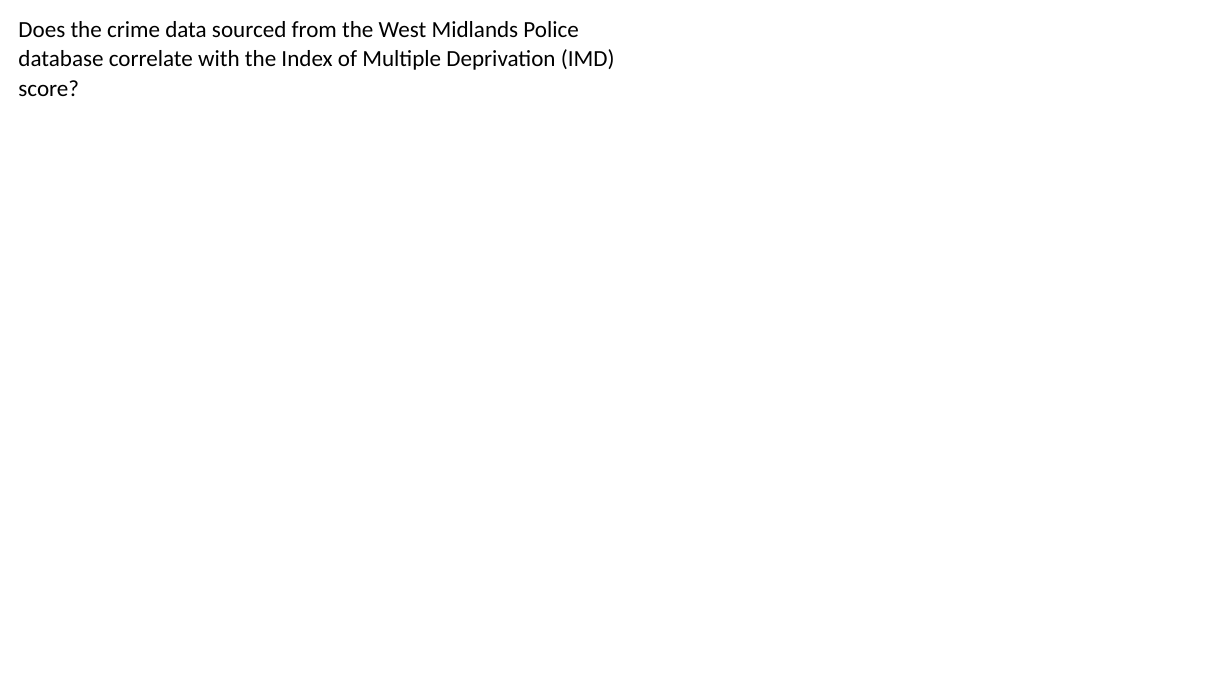
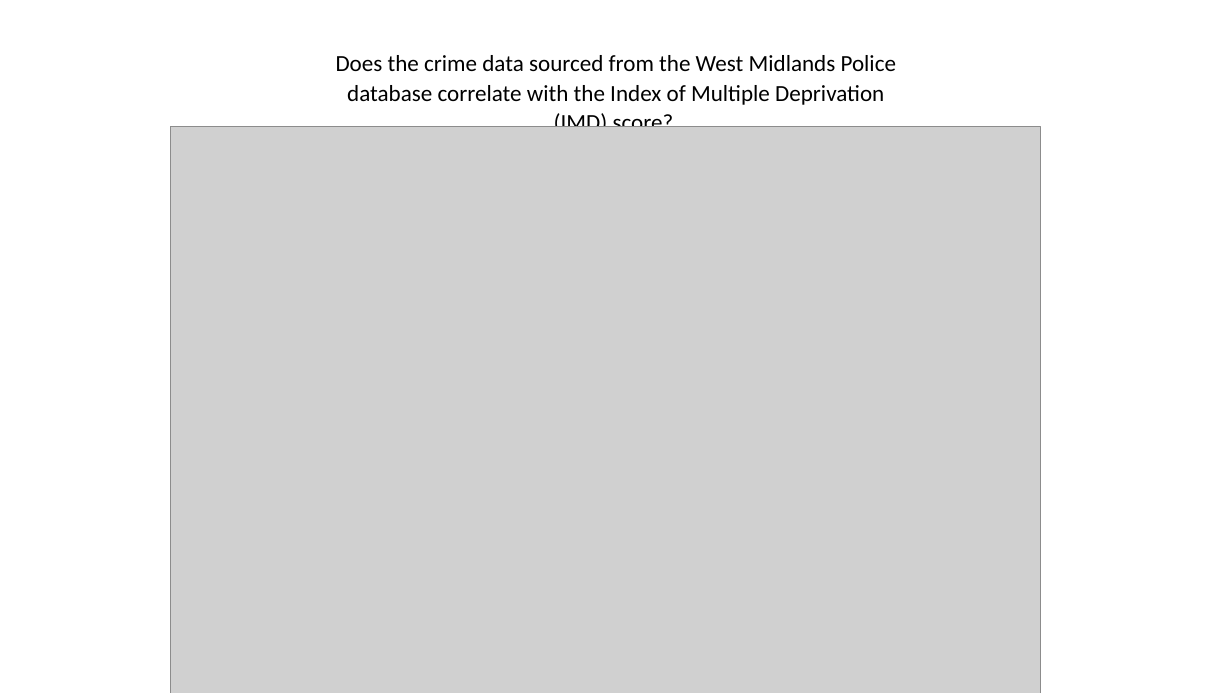
Before and after one commit to Garywtne/Group4_Project1_repo, a slide deck: slide 4 of Group 4 presentation.pptx (slide 5 before the commit). Drawn at 1232x693 pixels with LibreOffice and Linux fonts; fonts in the diff are those of the drawing; grey boxes stand for pictures; background and template pictures are left out. Boxes give left, top, right and bottom in pixels: in the first picture for what was removed or moved away, otherwise in the second. Text is boxed around its words. In the diff, an @@ line names an element or a change of style, - is before the commit and + after.

```diff
--- a/Group 4 presentation.pptx
+++ b/Group 4 presentation.pptx
@@ text "Does the crime data sourced ...": place and size @@
-text "Does the crime data sourced ..." at box(18, 21, 615, 96)
+text "Does the crime data sourced ..." at box(336, 55, 896, 127)
@@ text "Does the crime data sourced ..." at box(336, 55, 896, 127): alignment left to centre @@
@@ picture added at box(171, 126, 1041, 693) @@
```
Also in this commit, not shown: 7 other slides changed, 4 slides added, 2 slides removed.
